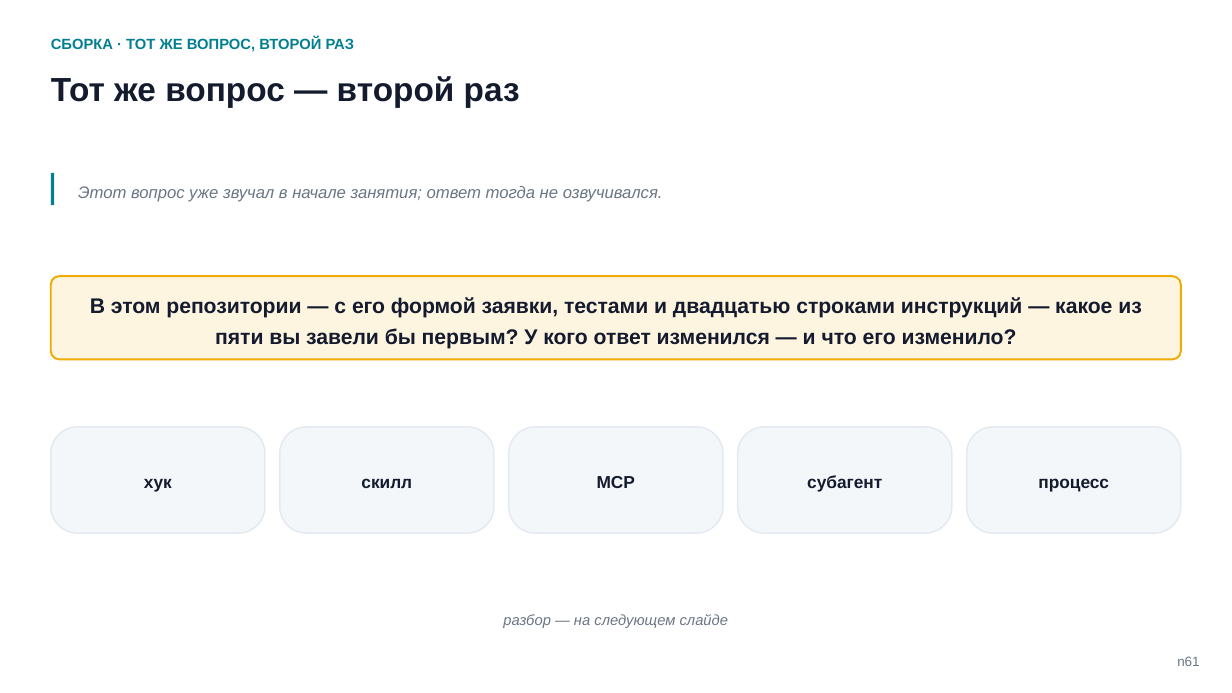
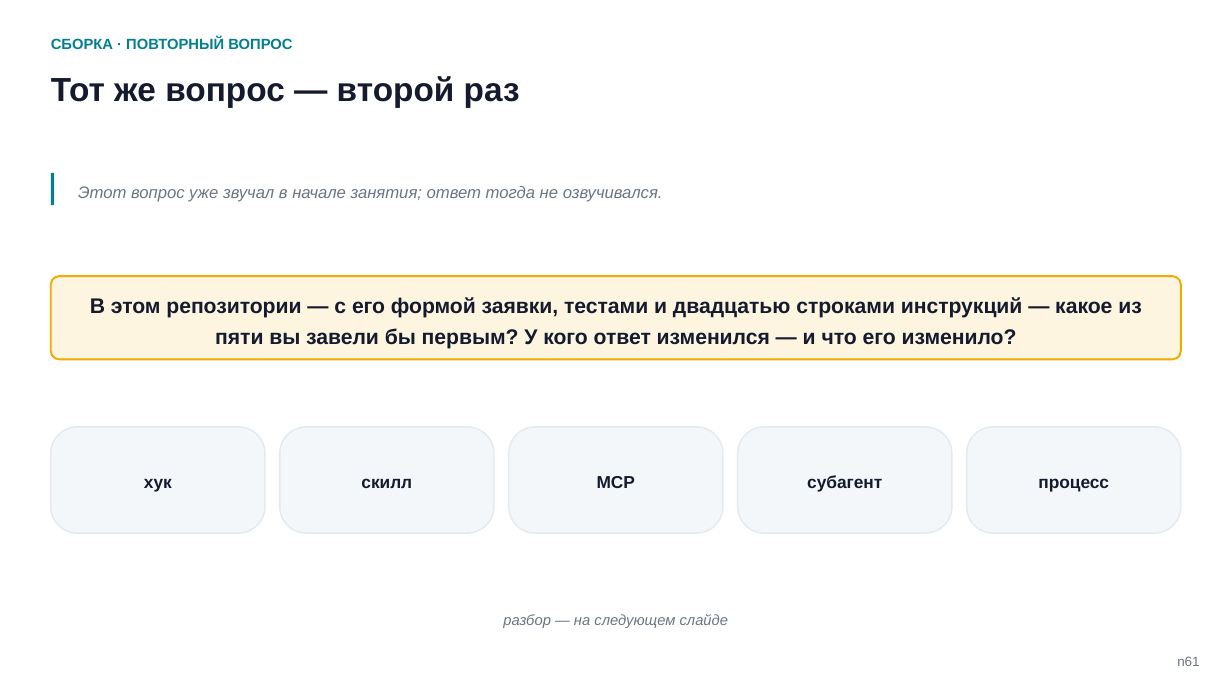
Before and after one commit to tellina-study/AI-usage-lessons, a slide deck: slide 61 of library/seminars/sem-05/rendered/sem-05-n.pptx. Drawn at 1232x693 pixels with LibreOffice and Linux fonts; fonts in the diff are those of the drawing. Boxes give left, top, right and bottom in pixels: in the first picture for what was removed or moved away, otherwise in the second. Text is boxed around its words. In the diff, an @@ line names an element or a change of style, - is before the commit and + after.

```diff
--- a/library/seminars/sem-05/rendered/sem-05-n.pptx
+++ b/library/seminars/sem-05/rendered/sem-05-n.pptx
@@ text at (51,37,292,49): text changed @@
-СБОРКА · ТОТ ЖЕ ВОПРОС, ВТОРОЙ РАЗ
+СБОРКА · ПОВТОРНЫЙ ВОПРОС
```
Also in this commit, not shown: 6 other slides changed, 6 other files.
